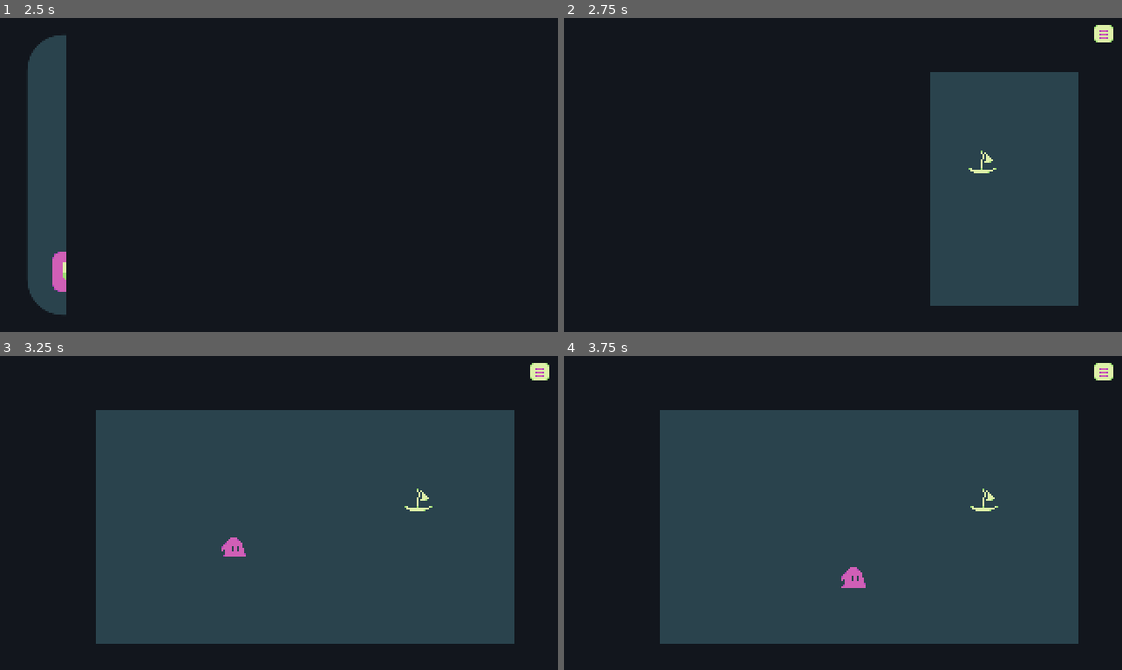
Above: before the commit, frames 1-4 (two rows, left to right).
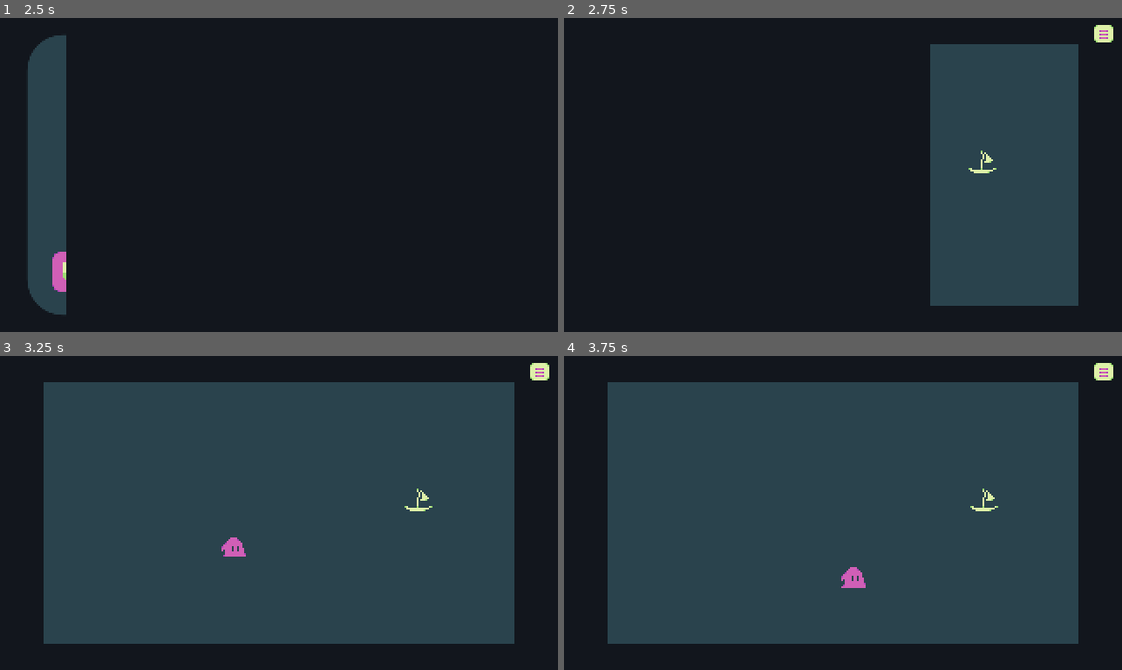
Above: after the commit, the same moments.

Repository: genericuser990/GameJamTowerTheme
Game: Godot game, scene res://Scenes/SceneManager.tscn
The game is run twice, just before and just after one commit, with the same random seed, the same clock (stepped at 60 frames per second) and the same inputs.
Inputs (mouse positions are in pixels of both pictures, inside the frame that each line leads up to):
- Up to frame 1 (2.5 s): click (256, 244) at 0.5 s; click (111, 272) at 1.25 s; click "1" at 2 s
- Up to frame 2 (2.75 s): no input
- Up to frame 3 (3.25 s): move the mouse to (401, 497) at 2.77 s; hold Right (moveRight) from 2.78 s (still down)
- Up to frame 4 (3.75 s): move the mouse to (731, 528) at 3.52 s; release Right (moveRight) at 3.53 s; hold Down (moveDown) from 3.53 s (still down)

Frame 1 is identical in both runs. In frame 2, 2.4% of the frame differs, in the area x 65-93%, y 8-18%; in frame 3, 14%, in the area x 7-93%, y 8-92%; in frame 4, 14%.

Commit message:
levels scene update

Diff:
--- a/Scenes/Levels/Level1.tscn
+++ b/Scenes/Levels/Level1.tscn
@@ -6,13 +6,11 @@
 [sub_resource type="StyleBoxFlat" id=1]
 bg_color = Color( 0.164706, 0.262745, 0.301961, 1 )
 
-[node name="Level1" type="Node2D"]
+[node name="Level1" type="Node"]
 
 [node name="Panel" type="Panel" parent="."]
-margin_left = 30.0
-margin_top = 16.0
-margin_right = 295.0
-margin_bottom = 166.0
+anchor_right = 1.0
+anchor_bottom = 1.0
 custom_styles/panel = SubResource( 1 )
 
 [node name="Monster" parent="." instance=ExtResource( 2 )]
--- a/Scenes/Levels/Level2.tscn
+++ b/Scenes/Levels/Level2.tscn
@@ -8,13 +8,11 @@
 [sub_resource type="StyleBoxFlat" id=1]
 bg_color = Color( 0.164706, 0.262745, 0.301961, 1 )
 
-[node name="Level2" type="Node2D"]
+[node name="Level2" type="Node"]
 
 [node name="Panel" type="Panel" parent="."]
-margin_left = 30.0
-margin_top = 16.0
-margin_right = 295.0
-margin_bottom = 166.0
+anchor_right = 1.0
+anchor_bottom = 1.0
 custom_styles/panel = SubResource( 1 )
 
 [node name="Monster" parent="." instance=ExtResource( 3 )]
--- a/Scenes/Levels/Level3.tscn
+++ b/Scenes/Levels/Level3.tscn
@@ -8,13 +8,11 @@
 [sub_resource type="StyleBoxFlat" id=1]
 bg_color = Color( 0.164706, 0.262745, 0.301961, 1 )
 
-[node name="Level3" type="Node2D"]
+[node name="Level3" type="Node"]
 
 [node name="Panel" type="Panel" parent="."]
-margin_left = 30.0
-margin_top = 16.0
-margin_right = 295.0
-margin_bottom = 166.0
+anchor_right = 1.0
+anchor_bottom = 1.0
 custom_styles/panel = SubResource( 1 )
 
 [node name="Monster" parent="." instance=ExtResource( 3 )]
--- a/Scenes/Levels/Level4.tscn
+++ b/Scenes/Levels/Level4.tscn
@@ -7,13 +7,11 @@
 [sub_resource type="StyleBoxFlat" id=1]
 bg_color = Color( 0.164706, 0.262745, 0.301961, 1 )
 
-[node name="Level4" type="Node2D"]
+[node name="Level4" type="Node"]
 
 [node name="Panel" type="Panel" parent="."]
-margin_left = 30.0
-margin_top = 16.0
-margin_right = 295.0
-margin_bottom = 166.0
+anchor_right = 1.0
+anchor_bottom = 1.0
 custom_styles/panel = SubResource( 1 )
 
 [node name="Monster" parent="." instance=ExtResource( 3 )]
@@ -22,7 +20,6 @@
 [node name="Lighthouse" parent="." instance=ExtResource( 2 )]
 position = Vector2( 105, 104 )
 rayLength = 150
-lightAngle = 30
 
 [node name="Boat" parent="." instance=ExtResource( 1 )]
 position = Vector2( 103, 59 )
--- a/Scenes/Levels/Level5.tscn
+++ b/Scenes/Levels/Level5.tscn
@@ -8,13 +8,11 @@
 [sub_resource type="StyleBoxFlat" id=1]
 bg_color = Color( 0.164706, 0.262745, 0.301961, 1 )
 
-[node name="Level5" type="Node2D"]
+[node name="Level5" type="Node"]
 
 [node name="Panel" type="Panel" parent="."]
-margin_left = 30.0
-margin_top = 16.0
-margin_right = 295.0
-margin_bottom = 166.0
+anchor_right = 1.0
+anchor_bottom = 1.0
 custom_styles/panel = SubResource( 1 )
 
 [node name="Monster" parent="." instance=ExtResource( 2 )]
@@ -28,7 +26,6 @@
 [node name="Lighthouse2" parent="." instance=ExtResource( 4 )]
 position = Vector2( 173, 84 )
 rayLength = 115
-lightAngle = 30
 dirVector = Vector2( -0.5, 1 )
 
 [node name="Boat" parent="." instance=ExtResource( 1 )]
--- a/Scenes/Levels/Level6.tscn
+++ b/Scenes/Levels/Level6.tscn
@@ -8,13 +8,11 @@
 [sub_resource type="StyleBoxFlat" id=1]
 bg_color = Color( 0.164706, 0.262745, 0.301961, 1 )
 
-[node name="Level6" type="Node2D"]
+[node name="Level6" type="Node"]
 
 [node name="Panel" type="Panel" parent="."]
-margin_left = 30.0
-margin_top = 16.0
-margin_right = 295.0
-margin_bottom = 166.0
+anchor_right = 1.0
+anchor_bottom = 1.0
 custom_styles/panel = SubResource( 1 )
 
 [node name="Lighthouse" parent="." instance=ExtResource( 3 )]
